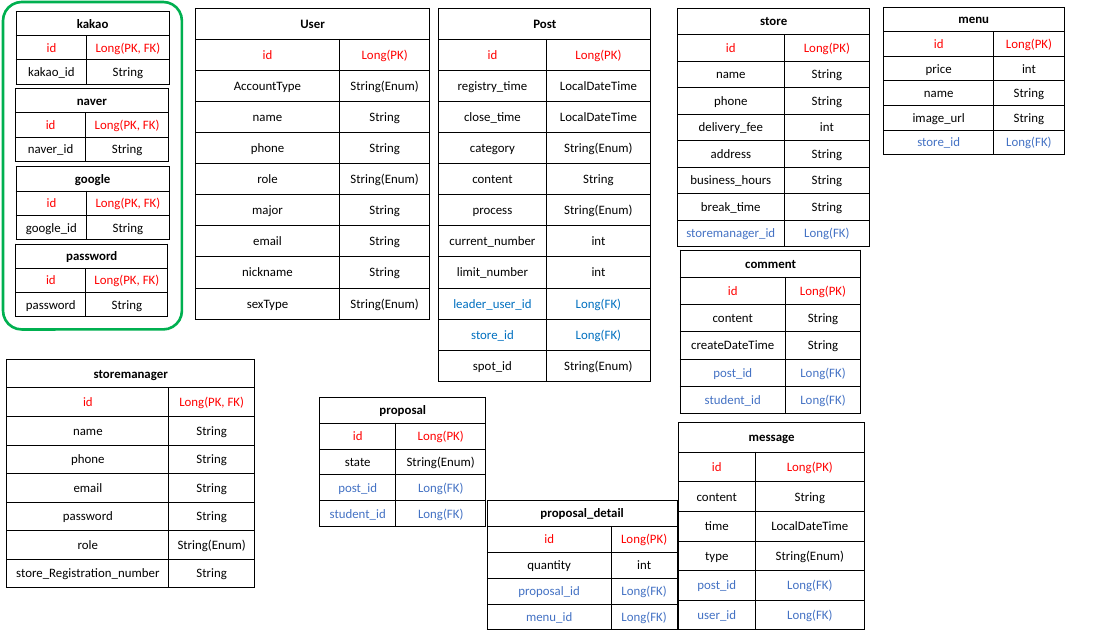
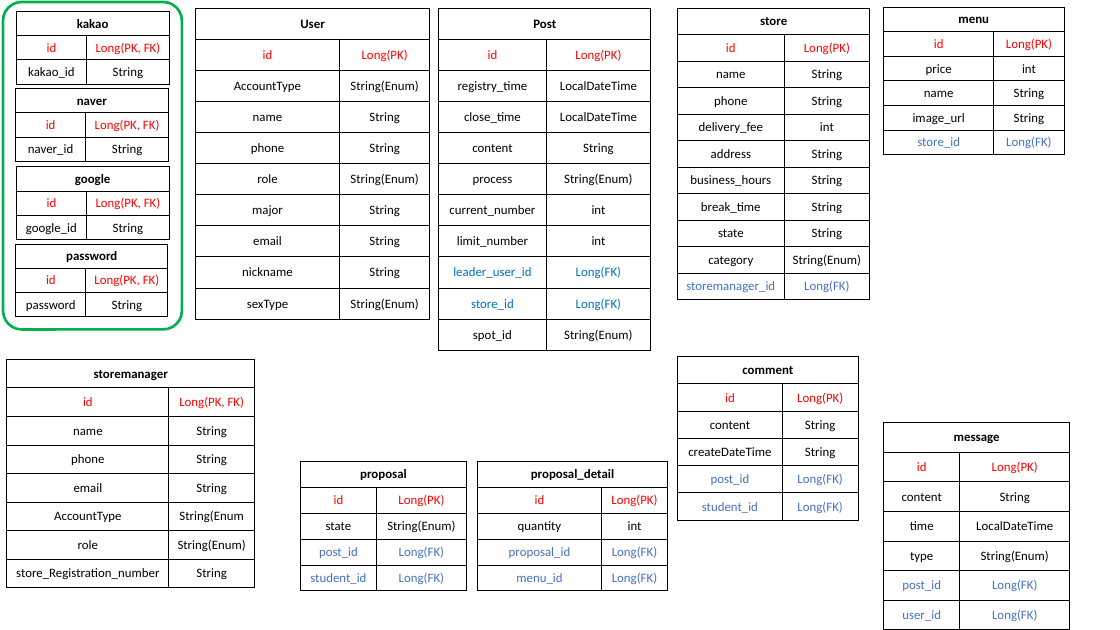
Before and after one commit to 1-n-Fee/1-n-Server, a slide deck: slide 1 of DB 설계.pptx. Drawn at 1120x630 pixels with LibreOffice and Linux fonts; fonts in the diff are those of the drawing. Boxes give left, top, right and bottom in pixels: in the first picture for what was removed or moved away, otherwise in the second. Text is boxed around its words. In the diff, an @@ line names an element or a change of style, - is before the commit and + after.

```diff
--- a/DB 설계.pptx
+++ b/DB 설계.pptx
@@ table at bbox=[439, 8, 651, 350] @@
-row 5: category | String(Enum)
@@ table at bbox=[678, 8, 870, 300] @@
+row 9: state | String
+row 10: category | String(Enum)
@@ table: place and size @@
-table at bbox=[681, 250, 861, 414]
+table at bbox=[678, 357, 859, 521]
@@ table at bbox=[7, 360, 255, 588] @@
-row 6, column 1: password
+row 6, column 1: AccountType
-row 6, column 2: String
+row 6, column 2: String(Enum
@@ table: place and size @@
-table at bbox=[679, 423, 865, 630]
+table at bbox=[884, 423, 1070, 630]
@@ table: place and size @@
-table at bbox=[320, 397, 486, 527]
+table at bbox=[301, 462, 466, 592]
@@ table: place and size @@
-table at bbox=[487, 501, 678, 630]
+table at bbox=[478, 462, 669, 592]
```
Also in this commit, not shown: 38 other files.
